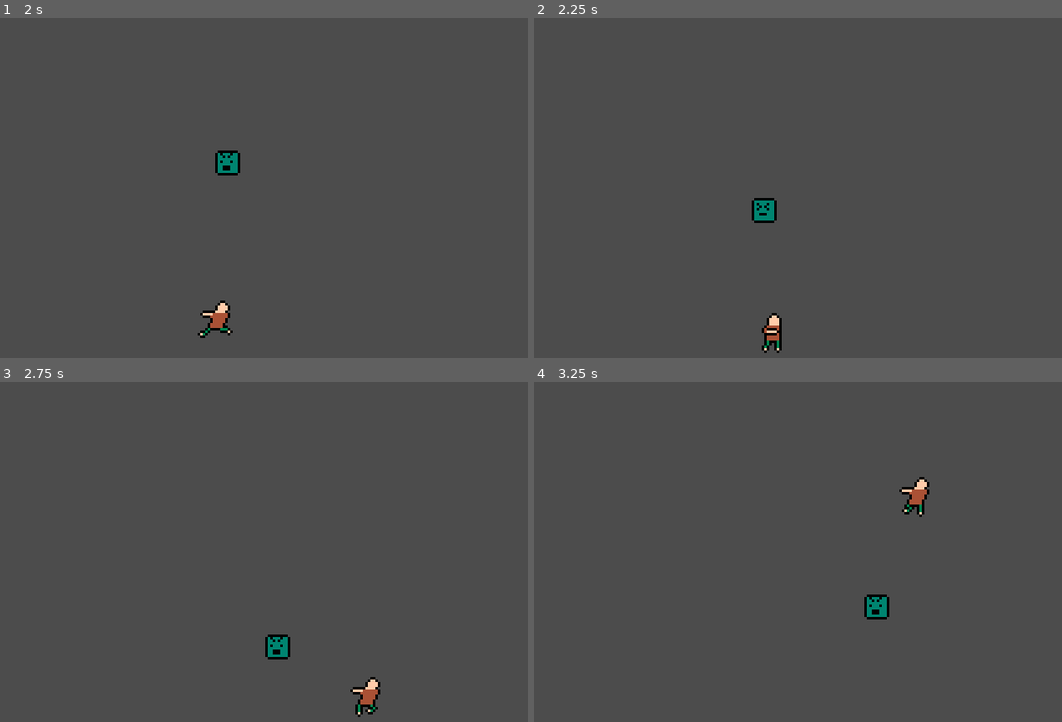
Above: before the commit, frames 1-4 (two rows, left to right).
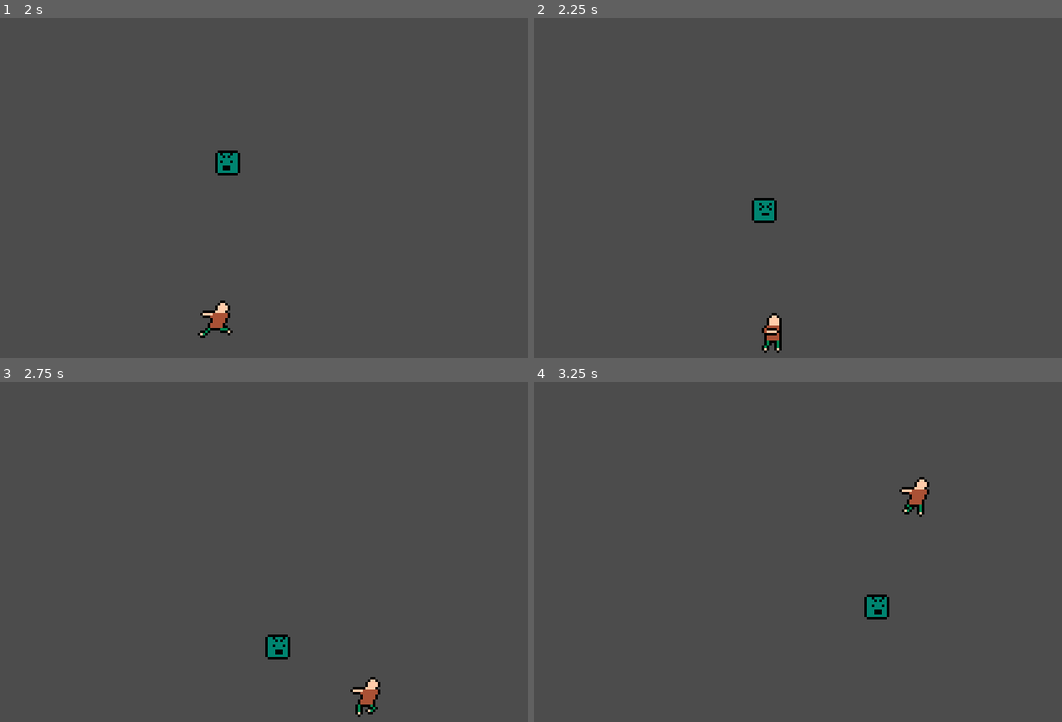
Above: after the commit, the same moments.

Repository: Gidaio/retro-8-bit-game-jam
Game: Godot game, scene res://scenes/main.tscn
The game is run twice, just before and just after one commit, with the same random seed, the same clock (stepped at 60 frames per second) and the same inputs.
Inputs:
- Up to frame 1 (2 s): hold Right (right) 0.53-1.28 s; tap Z (attack) at 0.6 s; hold Down (down) from 1.28 s (still down); tap X (dash) at 1.35 s
- Up to frame 2 (2.25 s): release Down (down) at 2.03 s; hold Right (right) from 2.03 s (still down); tap Z (attack) at 2.1 s
- Up to frame 3 (2.75 s): keep holding Right (right)
- Up to frame 4 (3.25 s): release Right (right) at 2.78 s; hold Up (up) from 2.78 s (still down); tap X (dash) at 2.85 s

Frame 1 is identical in both runs. In frame 2, less than 0.1% of the frame differs, in the area x 42-46%, y 54-59%; in frame 3, less than 0.1%, in the area x 51-55%, y 75-81%; in frame 4, less than 0.1%.

Commit message:
flip enemy to follow player

Diff:
--- a/scenes/enemy.gd
+++ b/scenes/enemy.gd
@@ -16,3 +16,7 @@
 func _physics_process(_delta):
 	var direction = (player.global_position - global_position).normalized()
 	var _velocity = move_and_slide(direction * speed)
+	if direction.x < 0:
+		$Sprite.flip_h = false
+	else:
+		$Sprite.flip_h = true
